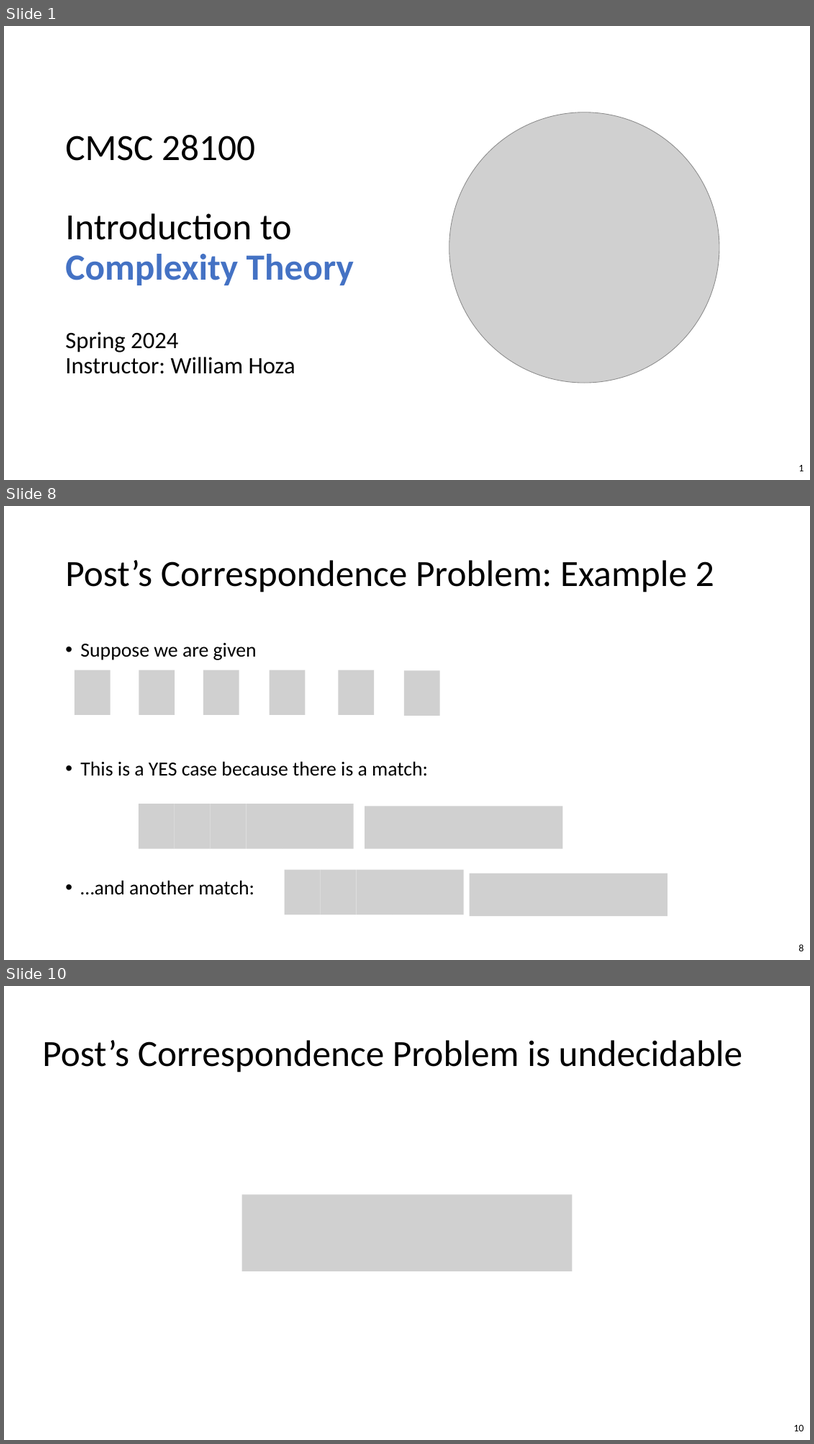
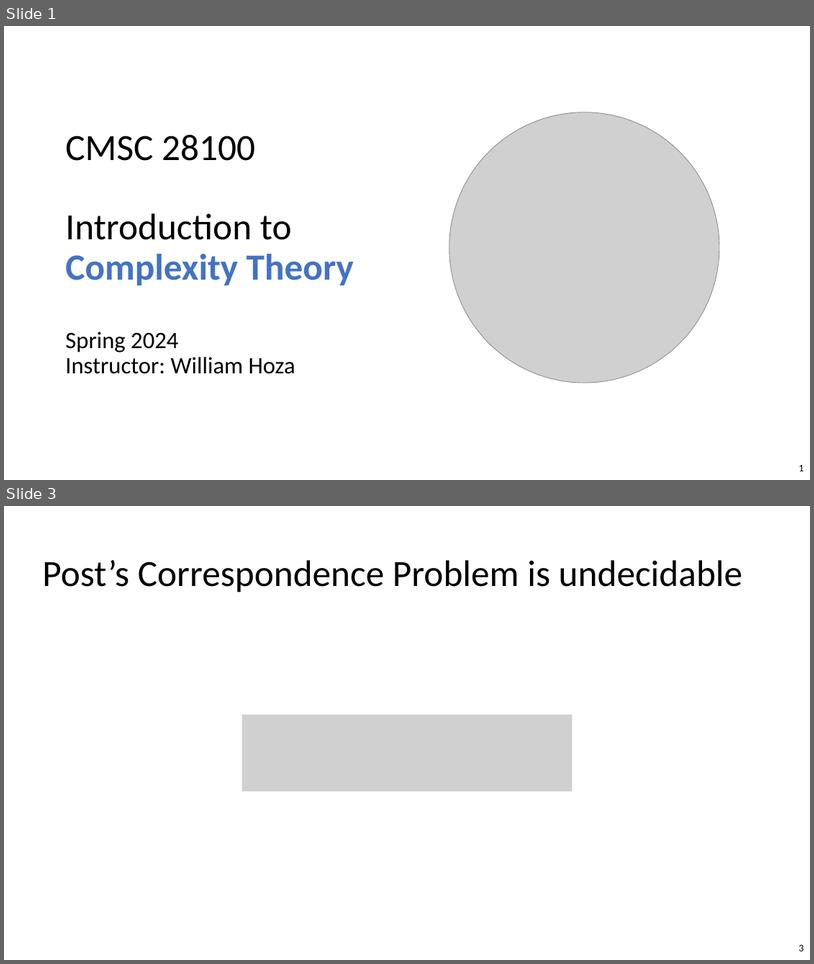
Before and after one commit to williamhoza/personal-website, a slide deck: teaching/spring2024-intro-to-complexity/next-slides.pptx. Shown one above the other, each under a label of ours: slides 1, 8 and 10 before the commit, slides 1 and 3 after it; the slides between them are not shown. The pictures are 814x1444 and 814x964 pixels, drawn with LibreOffice and Linux fonts; fonts in the diff are those of the drawing; grey boxes stand for pictures. Boxes give left, top, right and bottom in pixels: in the first picture for what was removed or moved away, otherwise in the second. Text is boxed around its words. In the diff, an @@ line names an element or a change of style, - is before the commit and + after.

```diff
--- a/teaching/spring2024-intro-to-complexity/next-slides.pptx
+++ b/teaching/spring2024-intro-to-complexity/next-slides.pptx
@@ slide 8 removed at bbox=[4, 506, 810, 960], background #FFFFFF @@
@@ title removed at bbox=[65, 560, 715, 592] @@
-Post’s Correspondence Problem: Example 2
@@ text removed at bbox=[80, 643, 428, 895] @@
-• Suppose we are given
-• This is a YES case because there is a match:
-• …and another match:
@@ group removed at bbox=[74, 670, 440, 716]: 6 pictures @@
@@ group removed at bbox=[139, 803, 563, 849]: 7 pictures @@
@@ group removed at bbox=[285, 870, 669, 916]: 6 pictures @@
@@ page number removed at bbox=[799, 944, 804, 951] @@
-8
@@ what was slide 10 is now slide 3 @@
@@ page number at bbox=[799, 944, 804, 951]: text changed @@
-10
+3
```
Also in this commit, not shown: 5 slides changed, 11 other slides removed.
